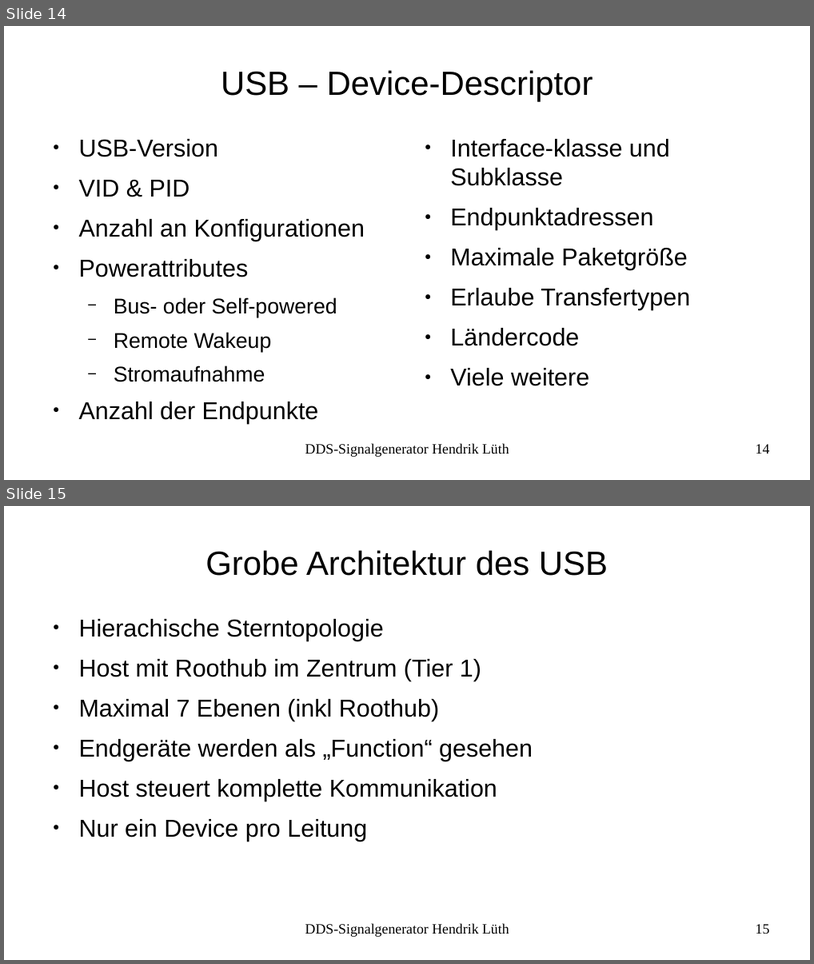
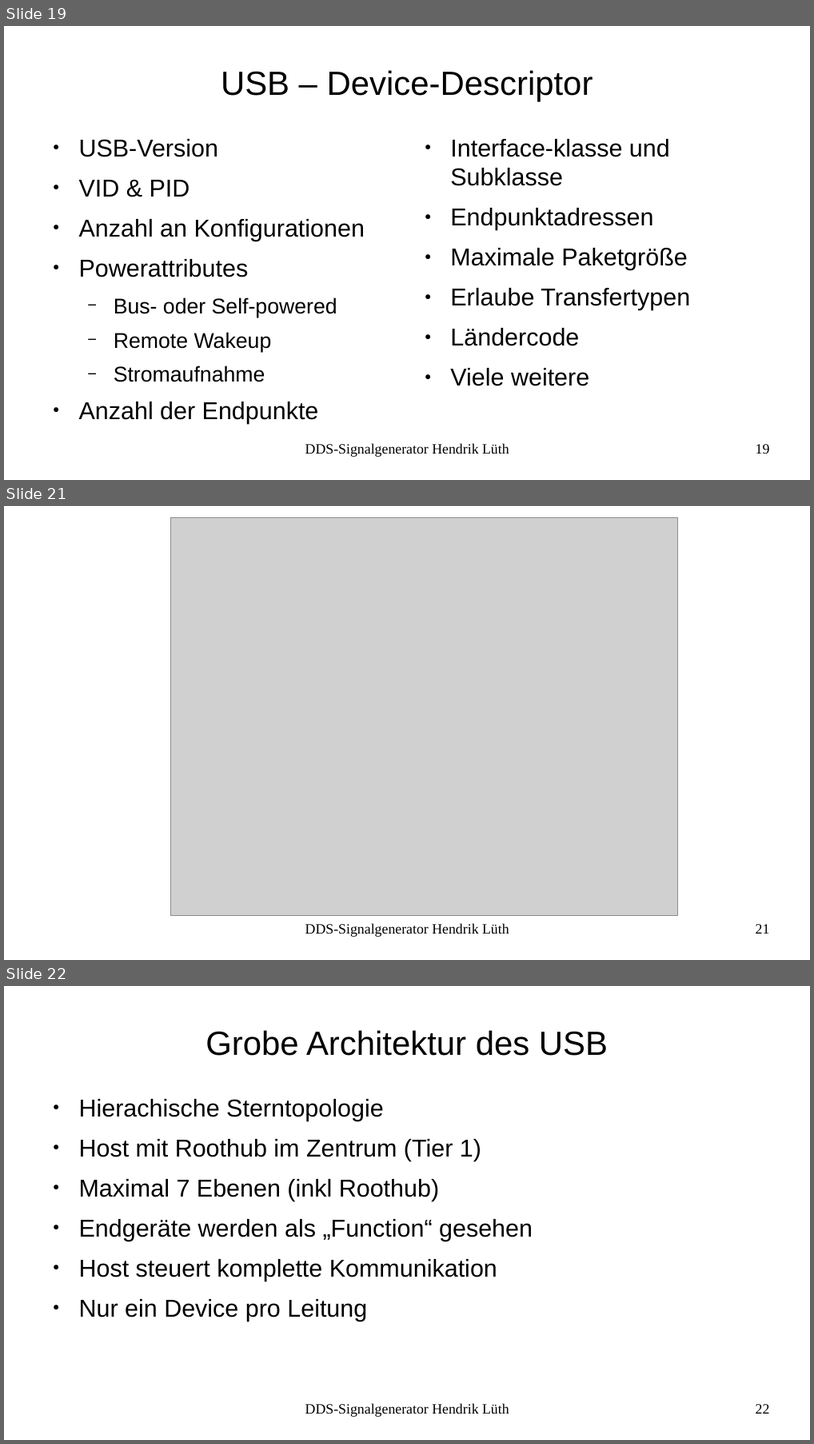
Before and after one commit to LabConnect/Signalgenerator, a slide deck: docs/Präsentation_Prüfung/Präsentation-Signalgenerator.odp. Shown one above the other, each under a label of ours: slides 14 and 15 before the commit, slides 19, 21 and 22 after it; the slides between them are not shown. The pictures are 814x964 and 814x1444 pixels, drawn with LibreOffice and Linux fonts; fonts in the diff are those of the drawing; grey boxes stand for pictures. Boxes give left, top, right and bottom in pixels: in the first picture for what was removed or moved away, otherwise in the second. Text is boxed around its words. In the diff, an @@ line names an element or a change of style, - is before the commit and + after.

```diff
--- a/docs/Präsentation_Prüfung/Präsentation-Signalgenerator.odp
+++ b/docs/Präsentation_Prüfung/Präsentation-Signalgenerator.odp
@@ slide 21 added at (4,506,810,960), background #FFFFFF @@
@@ picture added at (171,518,678,915) @@
@@ text added at (306,923,510,936), 14 pt, text #000000 @@
+DDS-Signalgenerator Hendrik Lüth
@@ page number added at (756,924,770,933), 14 pt, text #000000 @@
+21
@@ what was slide 14 is now slide 19 @@
@@ page number at (756,444,770,453): text changed @@
-14
+19
@@ what was slide 15 is now slide 22 @@
@@ page number at (756,1404,770,1413): text changed @@
-15
+22
```
Also in this commit, not shown: 6 slides changed, 6 other slides added, 1 other file.
